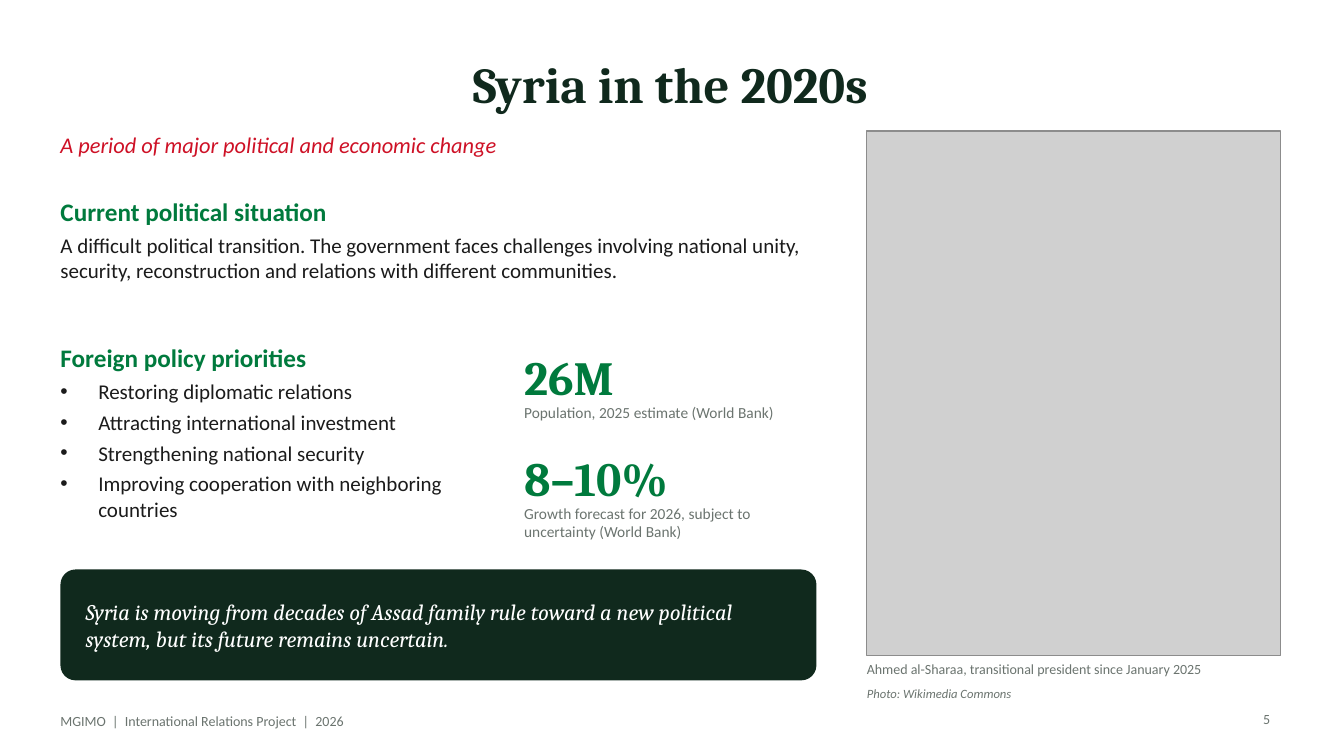
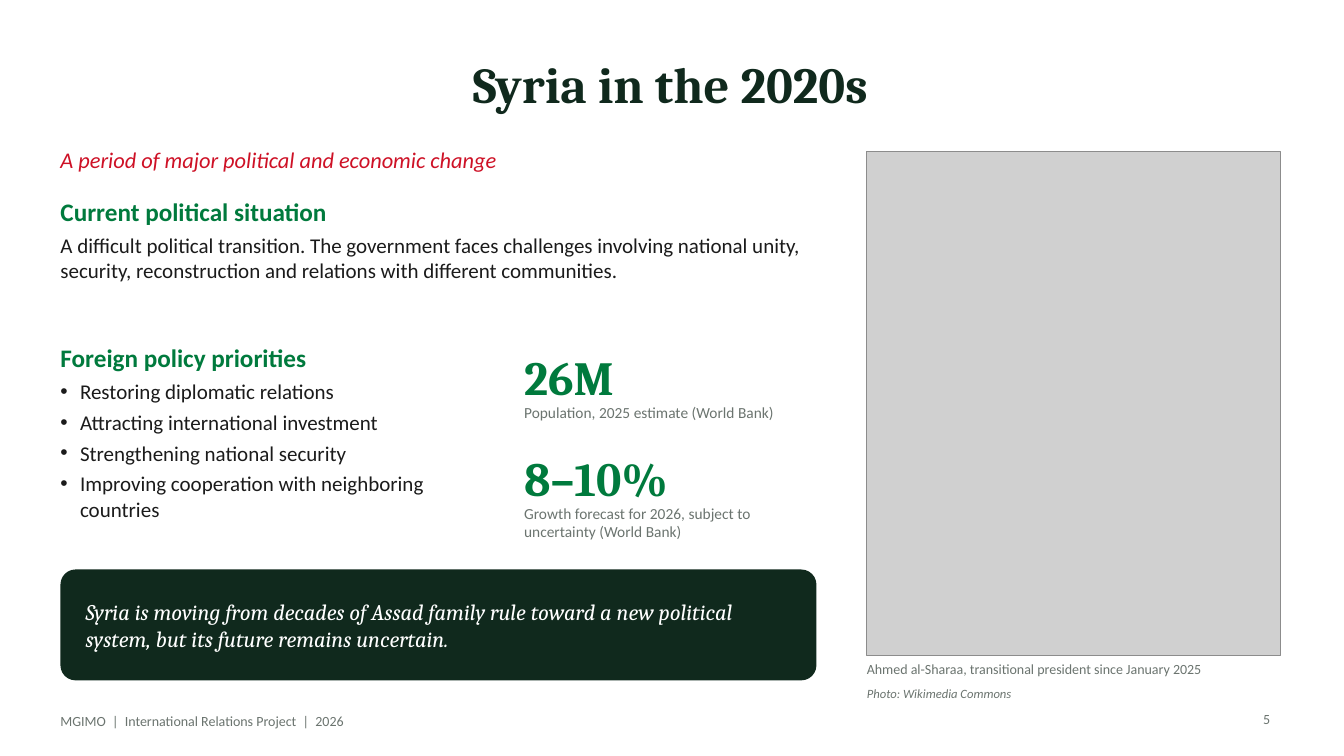
Before and after one commit to lukasmiljanic2008/Luka, a slide deck: slide 5 of Syria_IR_Group11.pptx. Drawn at 1344x756 pixels with LibreOffice and Linux fonts; fonts in the diff are those of the drawing; grey boxes stand for pictures. Boxes give left, top, right and bottom in pixels: in the first picture for what was removed or moved away, otherwise in the second. Text is boxed around its words. In the diff, an @@ line names an element or a change of style, - is before the commit and + after.

```diff
--- a/Syria_IR_Group11.pptx
+++ b/Syria_IR_Group11.pptx
@@ text "A period of major political ...": place and size @@
-text "A period of major political ..." at bbox=[60, 137, 496, 157]
+text "A period of major political ..." at bbox=[60, 152, 496, 172]
@@ picture: place and size @@
-picture at bbox=[867, 131, 1280, 655]
+picture at bbox=[867, 151, 1280, 655]
@@ text at bbox=[80, 384, 423, 517]: indent changed @@
```
Also in this commit, not shown: 3 other slides changed.
